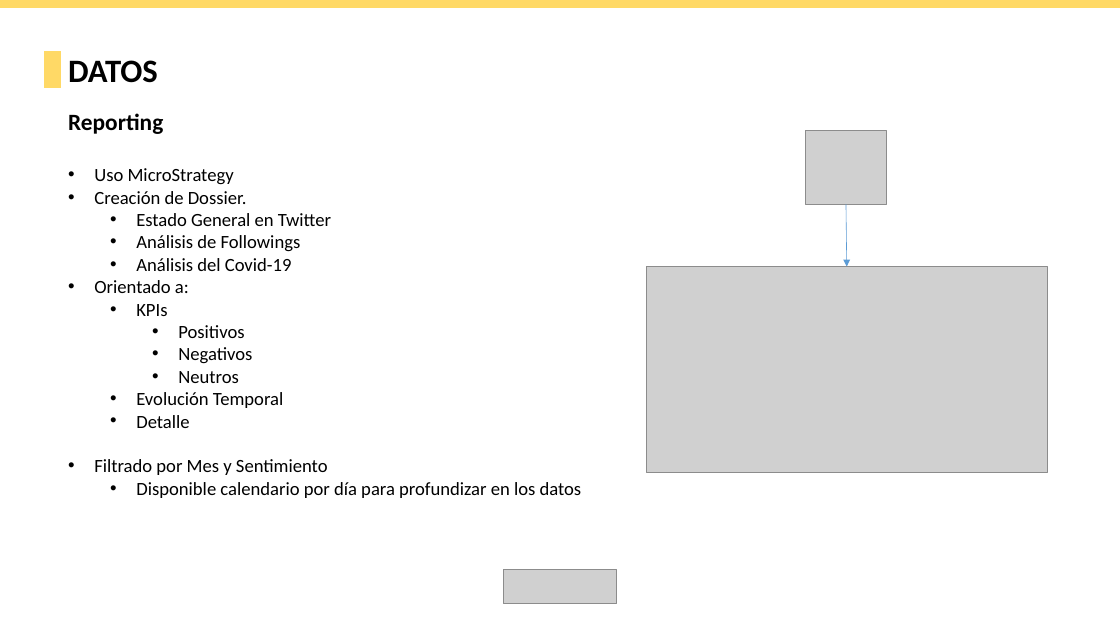
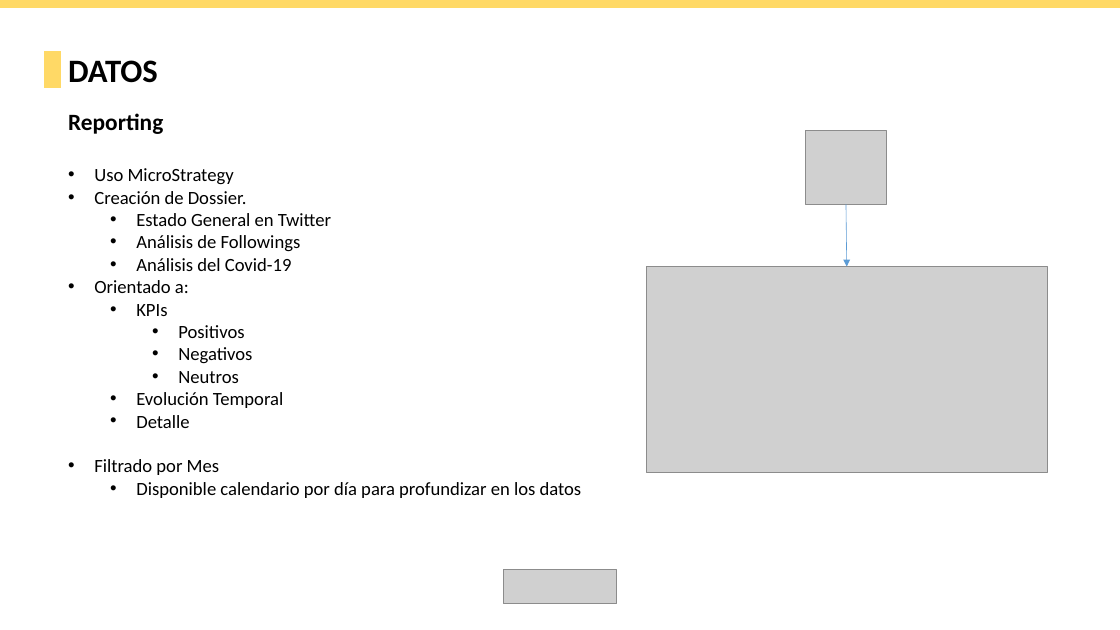
Before and after one commit to antdomgoni/tfm, a slide deck: slide 8 of Memoria/TFM-Analisis Sentimiento.pptx. Drawn at 1120x630 pixels with LibreOffice and Linux fonts; fonts in the diff are those of the drawing; grey boxes stand for pictures. Boxes give left, top, right and bottom in pixels: in the first picture for what was removed or moved away, otherwise in the second. Text is boxed around its words. In the diff, an @@ line names an element or a change of style, - is before the commit and + after.

```diff
--- a/Memoria/TFM-Analisis Sentimiento.pptx
+++ b/Memoria/TFM-Analisis Sentimiento.pptx
@@ text at [94, 459, 219, 475]: text changed @@
-• Filtrado por Mes y Sentimiento
+• Filtrado por Mes
```
Also in this commit, not shown: 2 other slides changed.
